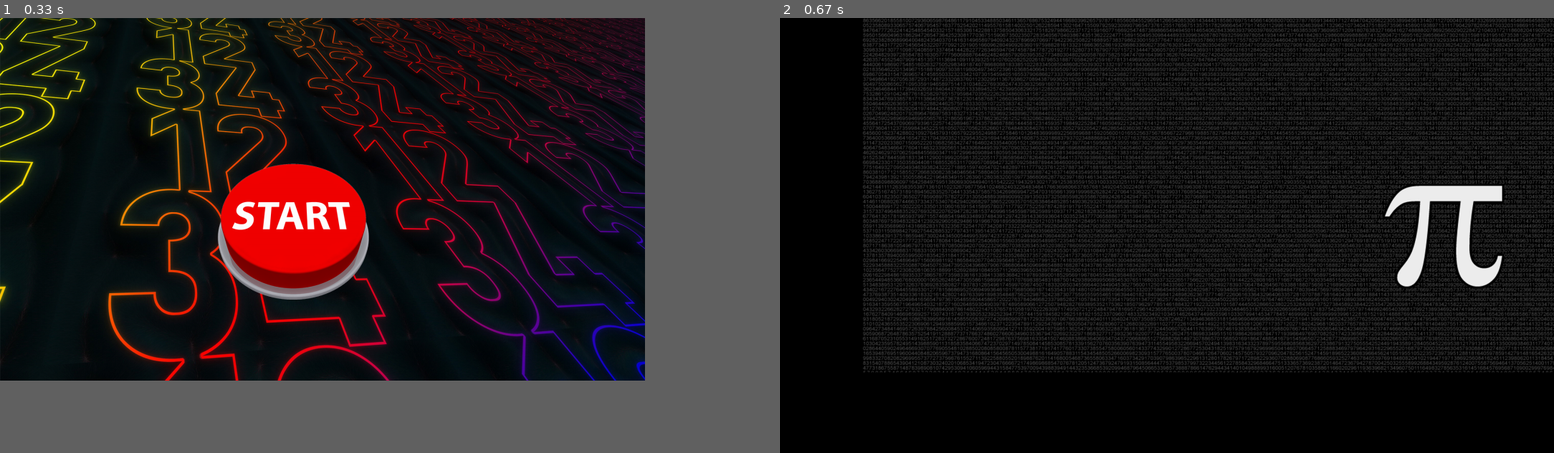
Above: before the commit, frames 1-2 (left to right).
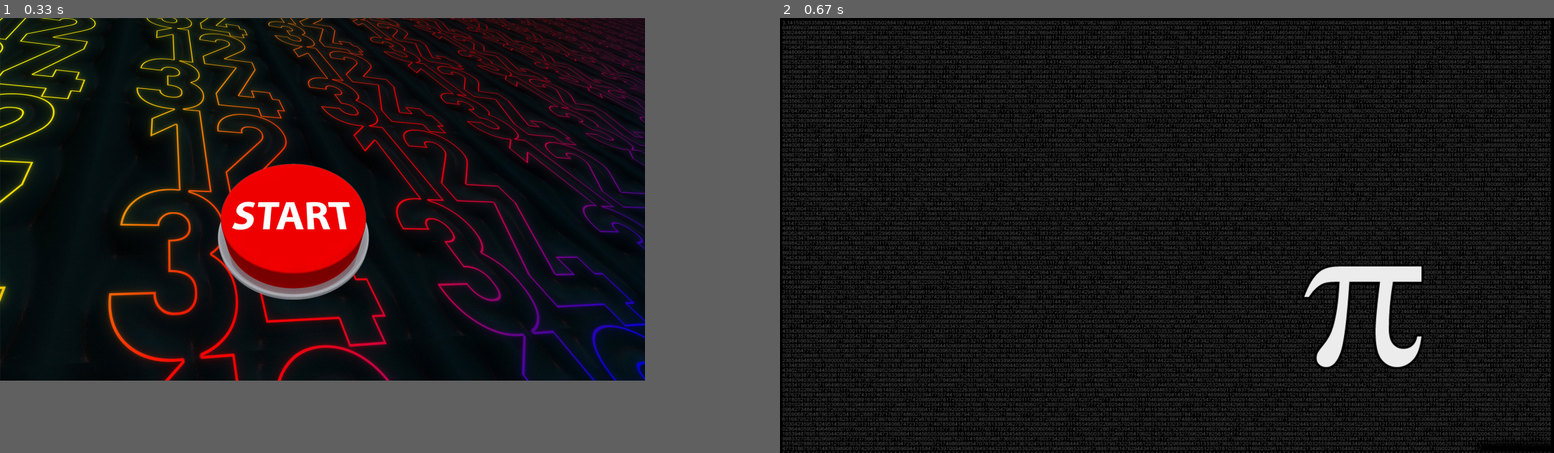
Above: after the commit, the same moments.

Repository: LoicL832/NSI-project-grp3
Game: pygame game, started from Calcul mental/mini projet.py
The game is run twice, just before and just after one commit, with the same random seed, the same clock (stepped at 60 frames per second) and the same inputs.
Inputs (mouse positions are in pixels of both pictures, inside the frame that each line leads up to):
- Up to frame 1 (0.33 s): no input
- Up to frame 2 (0.67 s): click (1105, 200) at 0.38 s

Frame 1 is identical in both runs. In frame 2, 36% of the frame differs, in the area x 0-100%, y 0-100%.

Commit message:
Update mini projet.py
mise en place du background
test de la zone saisie
problèmes de l'affichage de la saisie sur le jeux

Diff:
--- a/Calcul mental/mini projet.py
+++ b/Calcul mental/mini projet.py
@@ -41,7 +41,7 @@
 while game :
     screen2 = pygame.display.set_mode((1920,1080))
     background = pygame.image.load('assets/bg3.jpg')
-    screen.blit(background,(200,-200))
+    screen.blit(background,(0,0))
     pygame.display.flip()
     varText = ""
     for event in pygame.event.get():
@@ -51,3 +51,4 @@
             pygame.quit()
         if event.type == pygame.KEYDOWN:
             varText = varText + pygame.key.name(event.key)
+            print(varText)
